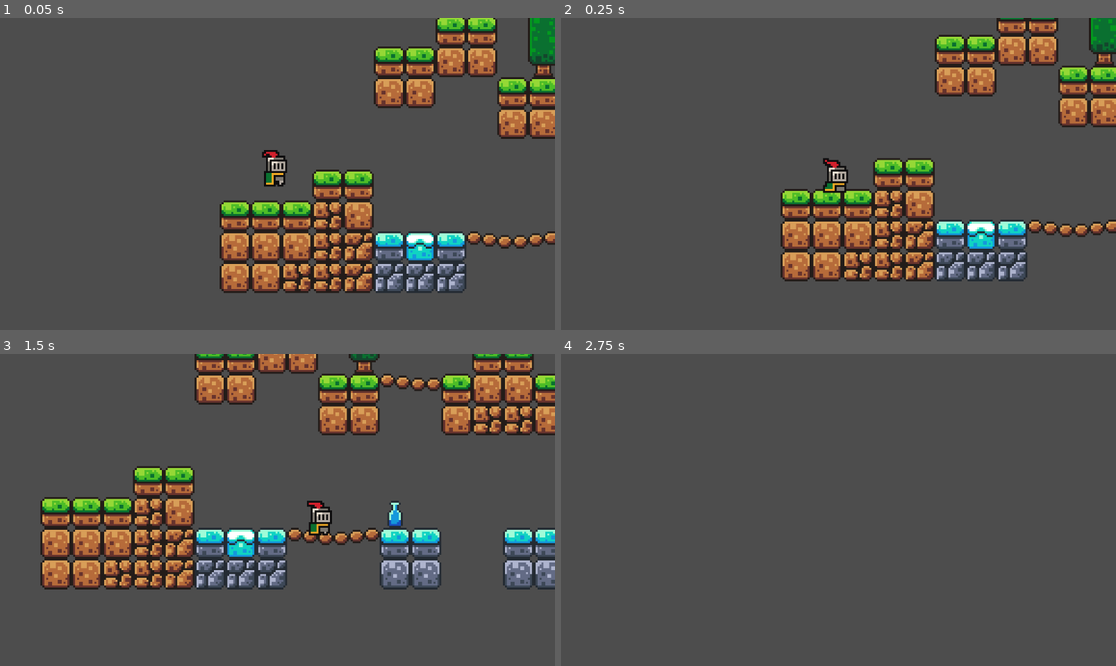
Above: before the commit, frames 1-4 (two rows, left to right).
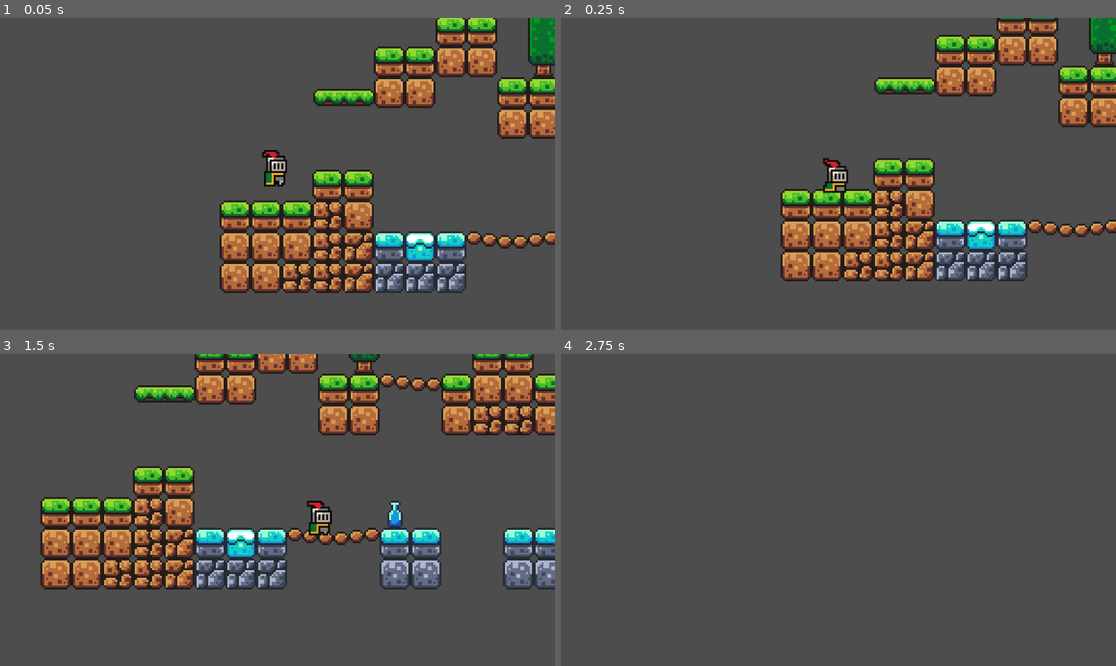
Above: after the commit, the same moments.

Repository: stalogic/tutorial-learning
Game: Godot game, scene res://scenes/game.tscn
The game is run twice, just before and just after one commit, with the same random seed, the same clock (stepped at 60 frames per second) and the same inputs.
Inputs:
- Up to frame 1 (0.05 s): no input
- Up to frame 2 (0.25 s): no input
- Up to frame 3 (1.5 s): tap Enter (ui_accept) at 0.5, 0.77 s; hold Right (ui_right) from 0.53 s (still down)
- Up to frame 4 (2.75 s): tap Enter (ui_accept) at 1.52 s; release Right (ui_right) at 2.03 s; hold Left (ui_left) from 2.03 s (still down)

The runs differ from the first frame. In frame 1, 0.6% of the frame differs, in the area x 56-68%, y 22-29%; in frame 2, 0.6%; in frame 3, 0.6%; in frame 4, nothing differs.

Commit message:
platform design

Diff:
--- a/godot/Games/scenes/game.tscn
+++ b/godot/Games/scenes/game.tscn
@@ -1,7 +1,8 @@
-[gd_scene load_steps=5 format=3 uid="uid://d0bmok88w86ms"]
+[gd_scene load_steps=9 format=3 uid="uid://d0bmok88w86ms"]
 
 [ext_resource type="PackedScene" uid="uid://b6kcmpujxydl7" path="res://scenes/player.tscn" id="1_0mqoa"]
 [ext_resource type="Texture2D" uid="uid://btp0c64j7ruqk" path="res://assets/sprites/world_tileset.png" id="2_kcqw5"]
+[ext_resource type="PackedScene" uid="uid://cpkkham1m5pxh" path="res://scenes/platform.tscn" id="3_jp5a3"]
 
 [sub_resource type="TileSetAtlasSource" id="TileSetAtlasSource_wh1o1"]
 texture = ExtResource("2_kcqw5")
@@ -405,17 +406,68 @@
 physics_layer_0/collision_layer = 1
 sources/0 = SubResource("TileSetAtlasSource_wh1o1")
 
+[sub_resource type="Animation" id="Animation_6vqhm"]
+resource_name = "move"
+length = 1.5
+loop_mode = 2
+tracks/0/type = "value"
+tracks/0/imported = false
+tracks/0/enabled = true
+tracks/0/path = NodePath(".:position")
+tracks/0/interp = 1
+tracks/0/loop_wrap = true
+tracks/0/keys = {
+"times": PackedFloat32Array(0, 1.5),
+"transitions": PackedFloat32Array(1, 1),
+"update": 0,
+"values": [Vector2(430, 39), Vector2(536, 39)]
+}
+
+[sub_resource type="Animation" id="Animation_sucvr"]
+length = 0.001
+tracks/0/type = "value"
+tracks/0/imported = false
+tracks/0/enabled = true
+tracks/0/path = NodePath(".:position")
+tracks/0/interp = 1
+tracks/0/loop_wrap = true
+tracks/0/keys = {
+"times": PackedFloat32Array(0),
+"transitions": PackedFloat32Array(1),
+"update": 0,
+"values": [Vector2(430, 39)]
+}
+
+[sub_resource type="AnimationLibrary" id="AnimationLibrary_xrv4x"]
+_data = {
+"RESET": SubResource("Animation_sucvr"),
+"move": SubResource("Animation_6vqhm")
+}
+
 [node name="Game" type="Node2D"]
 
 [node name="TileMap" type="TileMap" parent="."]
 tile_set = SubResource("TileSet_ffi4m")
 format = 2
-layer_0/tile_data = PackedInt32Array(196609, 0, 0, 196610, 0 …(1206 unchanged characters)… , 262161, 393216, 0, 327697, 393216, 1, 131101, 131072, 0, 196637, 131072, 1, 131102, 131072, 0, 196638, 196608, 1, 262173, 65536, 1, 262174, 65536, 1, 262175, 131072, 1, 196639, 65536, 1, 196640, 131072, 1, 262176, 65536, 1, 262177, 131072, 1, 196641, 65536, 1, 196642, 131072, 1, 327709, 65536, 1, 327710, 131072, 1, 327711, 65536, 1, 327712, 131072, 1, 327713, 65536, 1, 327714, 131072, 1, 262178, 262144, 1, -65524, 589824, 0, -65523, 655360, 0, -131061, 0, 5, -196597, 0, 4, -262133, 0, 4, -327669, 0, 3, 196620, 0, 8)
+layer_0/tile_data = PackedInt32Array(196609, 0, 0, 196610, 0 …(1206 unchanged characters)… , 262161, 393216, 0, 327697, 393216, 1, -65524, 589824, 0, -65523, 655360, 0, -131061, 0, 5, -196597, 0, 4, -262133, 0, 4, -327669, 0, 3, 196620, 0, 8, 196643, 131072, 1, 262179, 65536, 1, 327715, 65536, 1, 196644, 196608, 1, 262180, 65536, 1, 327716, 131072, 1, 196645, 65536, 1, 262181, 131072, 1, 327717, 65536, 1, 196646, 131072, 1, 262182, 65536, 1, 327718, 131072, 1, 131107, 131072, 0, 131108, 131072, 0, 196647, 65536, 1, 262183, 131072, 1, 327719, 65536, 1, 196648, 131072, 1, 262184, 262144, 1, 327720, 131072, 1)
 
 [node name="Player" parent="." instance=ExtResource("1_0mqoa")]
+z_index = 5
 position = Vector2(45, 39)
 
 [node name="Camera2D" type="Camera2D" parent="Player"]
 position = Vector2(1, -5)
 zoom = Vector2(4, 4)
 position_smoothing_enabled = true
+
+[node name="Platform" parent="." instance=ExtResource("3_jp5a3")]
+position = Vector2(81, -5)
+
+[node name="Platform2" parent="." instance=ExtResource("3_jp5a3")]
+position = Vector2(430, 39)
+
+[node name="AnimationPlayer" type="AnimationPlayer" parent="Platform2"]
+libraries = {
+"": SubResource("AnimationLibrary_xrv4x")
+}
+autoplay = "move"
--- /dev/null
+++ b/godot/Games/scenes/platform.tscn
@@ -0,0 +1,18 @@
+[gd_scene load_steps=3 format=3 uid="uid://cpkkham1m5pxh"]
+
+[ext_resource type="Texture2D" uid="uid://bt7n3op1w5i8b" path="res://assets/sprites/platforms.png" id="1_tr6dk"]
+
+[sub_resource type="RectangleShape2D" id="RectangleShape2D_u0bx7"]
+size = Vector2(33, 9)
+
+[node name="Platform" type="AnimatableBody2D"]
+
+[node name="Sprite2D" type="Sprite2D" parent="."]
+texture = ExtResource("1_tr6dk")
+region_enabled = true
+region_rect = Rect2(16, 0, 33, 10)
+
+[node name="CollisionShape2D" type="CollisionShape2D" parent="."]
+position = Vector2(-0.5, -0.5)
+shape = SubResource("RectangleShape2D_u0bx7")
+one_way_collision = true
